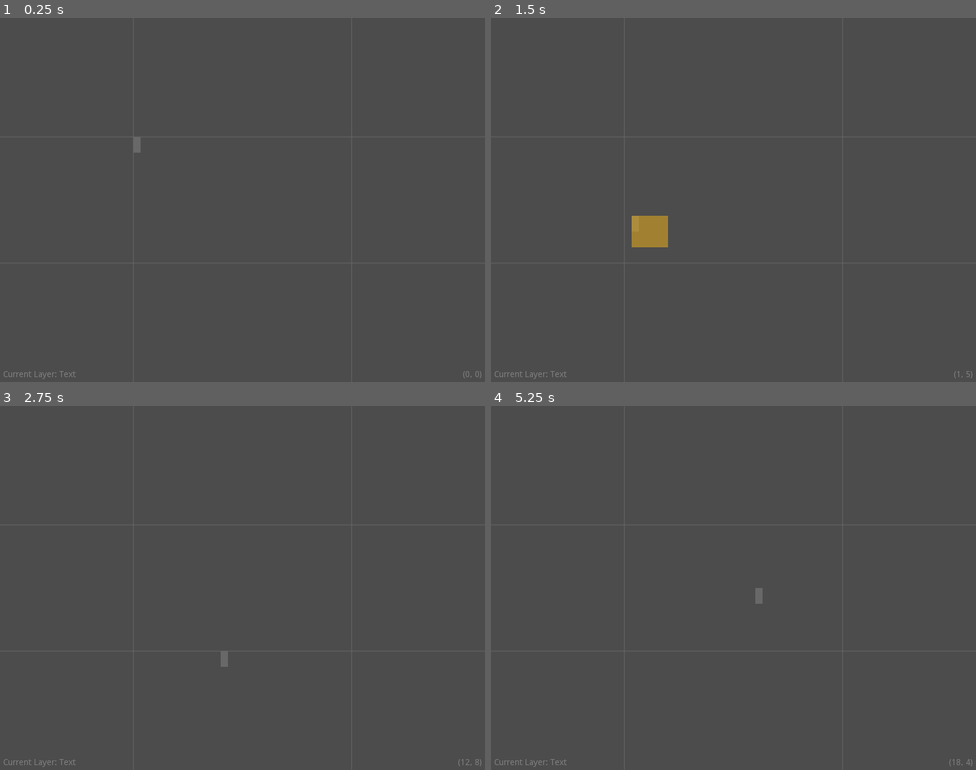
Above: before the commit, frames 1-4 (two rows, left to right).
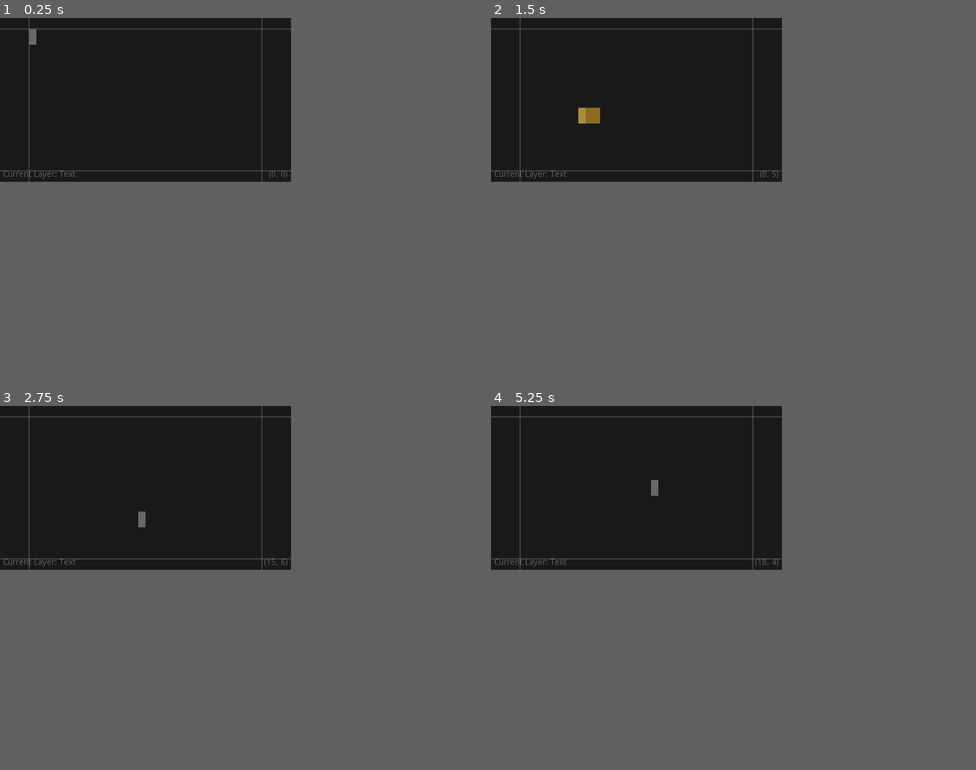
Above: after the commit, the same moments.

Repository: slapslash/TextMap
Game: Godot game, scene res://TextMap.tscn
Same seed, same stepped clock (60 frames per second), same inputs: the game is played once before the commit and once after it.
Inputs (mouse positions are in pixels of both pictures, inside the frame that each line leads up to):
- Up to frame 1 (0.25 s): no input
- Up to frame 2 (1.5 s): tap Enter at 0.5, 0.6 s; move the mouse to (840, 181) at 0.52 s; hold Right 0.53-1.25 s; click (840, 181) at 0.67 s; tap Space at 0.77, 1.25 s; drag from (636, 218) to (709, 272) at 1.27 s
- Up to frame 3 (2.75 s): move the mouse to (291, 507) at 2.02 s; hold Right from 2.03 s (still down); tap Delete at 2.1 s
- Up to frame 4 (5.25 s): release Right at 2.75 s; tap Enter at 2.75, 3.6 s; drag from (709, 660) to (588, 533) at 2.77 s; move the mouse to (879, 642) at 3.52 s; hold Left 3.53-4.25 s; tap Space at 3.77, 4.25 s; drag from (588, 533) to (660, 497) at 4.27 s; move the mouse to (757, 588) at 5.02 s; hold Down from 5.03 s (still down); tap Delete at 5.1 s; click (757, 588) at 5.17 s
In our replay, the window is 800x600 before the commit and 480x270 after it. These sizes can differ from the game's own. Grey fills any space a smaller window leaves; there, only what the larger window draws over its background counts as a difference.

The runs differ from the first frame. In frame 1, 26% of the frame differs, in the area x 0-100%, y 0-100%; in frame 2, 27%; in frame 3, 26%; in frame 4, 26%.

Commit message:
update resolution and default background color. also make window borderless for some screenshots.

Diff:
--- a/ProjectSettings.gd
+++ b/ProjectSettings.gd
@@ -7,7 +7,7 @@
 var font_size: int = 32
 var cell: Vector2 = Vector2.ZERO
 # size of a screen in characters. will affect grid.
-var screen_size_characters: Vector2 = Vector2(30, 8)
+var screen_size_characters: Vector2 = Vector2(32, 9)
 var show_grid: bool = true
 var cursor_color: Color = Color.dimgray
 var text_color: Color = Color.azure
@@ -16,8 +16,8 @@
 var mouse_color: Color = Color.goldenrod
 # used to determine cells, that will be drawn as non walkable terrain.
 var terrain_color: Color = Color.azure
-var background_color: Color = Color(0.3, 0.3, 0.3, 1.0)
-
+# var background_color: Color = Color(0.3, 0.3, 0.3, 1.0) # standard godot.
+var background_color: Color = Color(0.1, 0.1, 0.1, 1.0)
 # SETTINGS, THAT GET CALCULATED AND NOT SAVED
 var font: DynamicFont
 var cell_size = Vector2(0, 0)
--- a/project.godot
+++ b/project.godot
@@ -22,7 +22,9 @@
 
 [display]
 
-window/size/width=800
+window/size/width=480
+window/size/height=270
+window/size/borderless=true
 window/stretch/aspect="keep"
 
 [global]
@@ -52,5 +54,6 @@
 [rendering]
 
 2d/snapping/use_gpu_pixel_snap=true
+environment/default_clear_color=Color( 0, 0.101832, 0.109375, 1 )
 environment/default_environment="res://default_env.tres"
 quality/2d/use_pixel_snap=true
